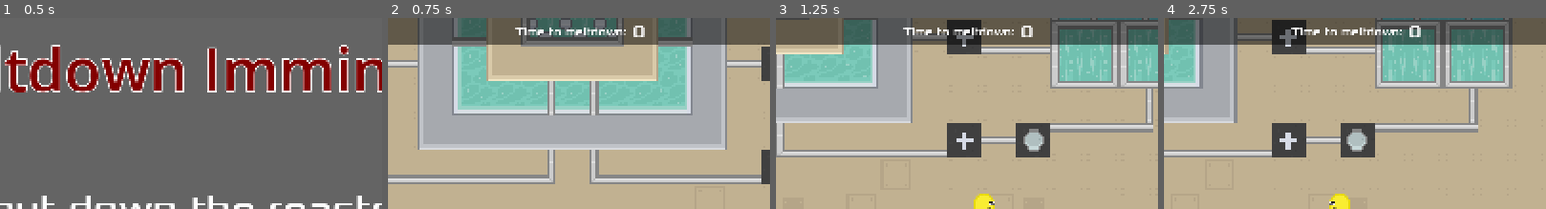
Above: before the commit, frames 1-4 (left to right).
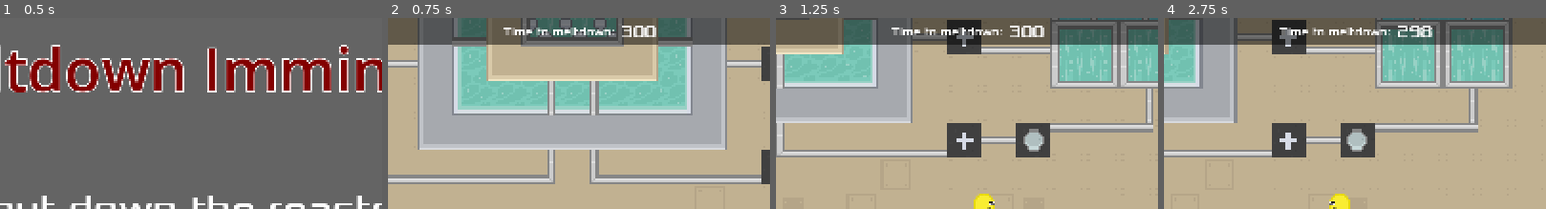
Above: after the commit, the same moments.

Repository: zabuuq/imminent-meltdown
Game: Godot game, scene res://scenes/start_screen.tscn
Two runs of this game, one before a commit and one after it. Both use one fixed random seed, a clock stepped at 60 frames per second and the inputs below.
Inputs:
- Up to frame 1 (0.5 s): no input
- Up to frame 2 (0.75 s): tap Space (drop_item) at 0.5, 0.6 s; hold Right (move_right) from 0.53 s (still down)
- Up to frame 3 (1.25 s): keep holding Right (move_right); tap Enter (ui_accept) at 0.77 s
- Up to frame 4 (2.75 s): tap Space (drop_item) at 1.35, 2.1 s; tap Enter (ui_accept) at 1.52 s; release Right (move_right) at 2.03 s; hold Left (move_left) from 2.03 s (still down)
The pictures show only the part of the screen within x 25-75%, y 0-50%; the shares and areas given below are measured in that part.

Frame 1 is identical in both runs. In frame 2, 1.0% of the frame differs, in the area x 30-71%, y 4-10%; in frame 3, 1.0%; in frame 4, 1.1%.

Commit message:
Add meltdown timer display

Diff:
--- a/scenes/hud.gd
+++ b/scenes/hud.gd
@@ -1,14 +1,9 @@
 extends CanvasLayer
-
-
-# Called when the node enters the scene tree for the first time.
-func _ready() -> void:
-	pass # Replace with function body.
 
 
 # Called every frame. 'delta' is the elapsed time since the previous frame.
 func _process(_delta: float) -> void:
-	pass
+	$TimerMargin/HBoxContainer/MeltdownDisplay.text = str(ceili($MeltdownTimer.time_left))
 
 
 func _on_player_update_health(health: float) -> void:
@@ -23,3 +18,7 @@
 			child.animation = 'no_life'
 		else:
 			child.animation = 'default'
+
+
+func _on_meltdown_timer_timeout() -> void:
+	get_tree().change_scene_to_file("res://scenes/game_over.tscn")
--- a/scenes/hud.tscn
+++ b/scenes/hud.tscn
@@ -60,12 +60,11 @@
 theme_override_font_sizes/font_size = 24
 text = "Time to meltdown: "
 
-[node name="ScoreLabel" type="Label" parent="TimerMargin/HBoxContainer" unique_id=178685722]
+[node name="MeltdownDisplay" type="Label" parent="TimerMargin/HBoxContainer" unique_id=178685722]
 layout_mode = 2
 size_flags_horizontal = 4
 theme_override_fonts/font = ExtResource("2_8sq4i")
 theme_override_font_sizes/font_size = 36
-text = "0"
 
 [node name="LivesMargin" type="MarginContainer" parent="." unique_id=137796289]
 anchors_preset = 1
@@ -128,3 +127,6 @@
 
 [node name="MeltdownTimer" type="Timer" parent="." unique_id=502022640]
 wait_time = 300.0
+autostart = true
+
+[connection signal="timeout" from="MeltdownTimer" to="." method="_on_meltdown_timer_timeout"]
